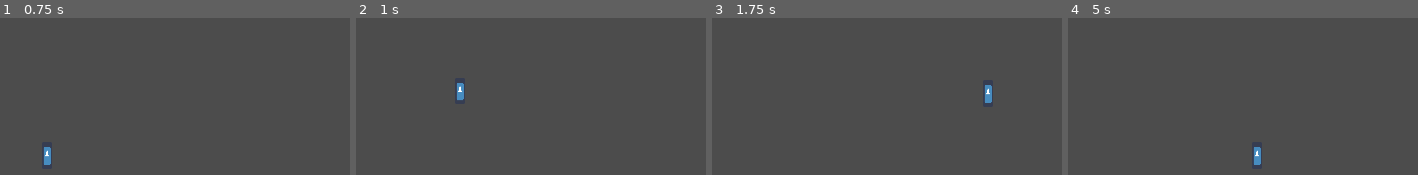
Above: before the commit, frames 1-4 (left to right).
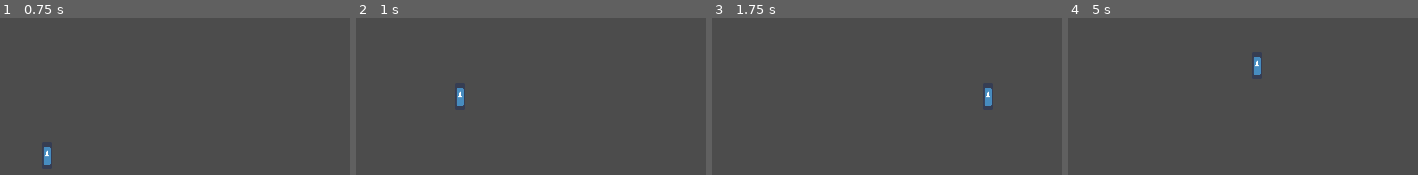
Above: after the commit, the same moments.

Repository: UHSGDC/Photographers-Hike
Game: Godot game, scene res://Scenes/Testing.tscn
Two runs of this game, one before a commit and one after it. Both use one fixed random seed, a clock stepped at 60 frames per second and the inputs below. The engine's default icon, where the game draws it, is replaced by a stand-in: a white triangle on a blue panel in a dark square.
Inputs:
- Up to frame 1 (0.75 s): hold D (right) from 0.53 s (still down)
- Up to frame 2 (1 s): keep holding D (right); tap Space (jump) at 0.77 s
- Up to frame 3 (1.75 s): keep holding D (right); tap Enter at 1.25 s; tap Space (jump) at 1.52 s
- Up to frame 4 (5 s): release D (right) at 2.03 s; hold A (left) 2.03-2.78 s; tap Space (jump) at 2.75, 3.02, 3.77, 4.52 s; hold D (right) 2.78-4.28 s; tap Enter at 4.25 s; hold A (left) from 4.28 s (still down)

Frame 1 is identical in both runs. In frame 2, 0.2% of the frame differs, in the area x 28-31%, y 41-57%; in frame 3, 0.1%; in frame 4, 0.5%, in the area x 53-56%, y 24-94%.

Commit message:
Preparing for merge to master

Diff:
--- a/PhotographersHike/Scripts/Blizzard/WindZone.gd
+++ b/PhotographersHike/Scripts/Blizzard/WindZone.gd
@@ -1,18 +1,25 @@
 extends Area2D
-
-
-export var strength: float
 
 ## right is 1 and left is -1
 export var direction: int
+export var strength: float
+
+const ground_multiplier: float = 0.5
 
 
-onready var player = Global.platforming_player
+var player = Global.platforming_player
 
 export var wind_particles_scene: PackedScene
 var wind_particles: CPUParticles2D
 
-var in_wind: bool
+var in_wind: bool = false
+
+func _ready() -> void:
+	call_deferred("_set_player_reference")
+
+
+func _set_player_reference() -> void:
+	player = Global.platforming_player
 
 
 func _physics_process(delta: float) -> void:
@@ -20,11 +27,10 @@
 	if !in_wind:
 		return
 
-
-	if player.is_on_floor() && player.velocity.x == 0:
+	if player.is_on_floor() && abs(player.velocity.x) >= 10:
+		player.velocity.x += strength * delta * direction * ground_multiplier
+	if !player.is_on_floor():
 		player.velocity.x += strength * delta * direction
-	if !player.is_on_floor():
-		player.velocity.x += strength * delta * 1.5  * direction
 
 
 func _on_WindZone_area_entered(area: Area2D) -> void:
--- a/PhotographersHike/Scripts/PlatformingPlayer.gd
+++ b/PhotographersHike/Scripts/PlatformingPlayer.gd
@@ -88,7 +88,8 @@
 
 	if !is_on_floor():
 		coyote_time()
-		apply_gravity(delta)
+
+	apply_gravity(delta)
 
 	velocity = move_and_slide(velocity, Vector2.UP)
 
@@ -192,5 +193,4 @@
 				push_error("rooms touching horizontally, but at same x coordinate")
 
 	# Fail safe
-	push_error("Room switching fail safe")
 	return Global.RIGHT
Not shown: 1 places in PhotographersHike/Scenes/Blizzard/WindZone.tscn that only renumber resources
